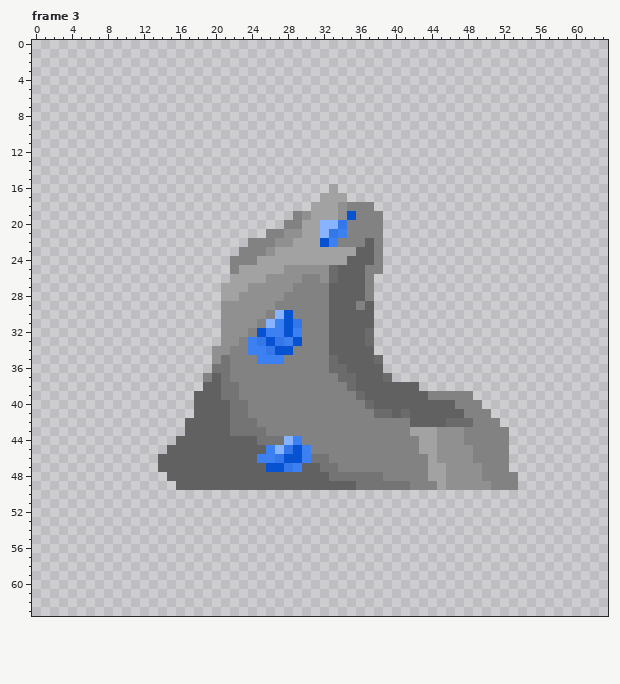
Edited in one commit: pixel-art file (Entities/EnviromentEntities/Ores/SephRock-ase.ase). The first picture shows the starting point.
64x64 pixels, 5 frames. Colours within 5 levels of each other are drawn and written as one. Shown: frame 3. The commit also changed other frames, which this record leaves out.
After:
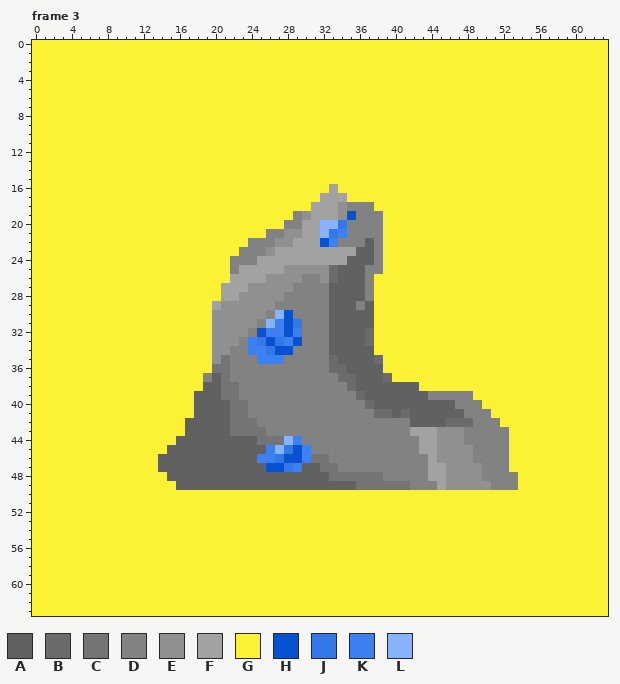
Palette (. is transparent): A #616161  B #6b6b6b  C #747474  D #828282  E #909090  F #a2a2a2  G #fbf236  H #0752d1  J #3377e8  K #3d80f1  L #87b3ff
Change:
layer "Layer 2" now shown
Frame 3, layers "Layer 1", "Layer 2":
Colour E is added in rows 30 to 33 at x 20.
Colour F is added in row 29 at x 20.
Colour G is added in rows 0 to 15 at x 0 to 63; in row 16 at x 0 to 32 and 34 to 63; in row 17 at x 0 to 31 and 35 to 63; in row 18 at x 0 to 30 and 38 to 63; in row 19 at x 0 to 28 and 39 to 63; in row 20 at x 0 to 27 and 39 to 63.
Colour G is added in row 21 at x 0 to 25 and 39 to 63; in row 22 at x 0 to 23 and 39 to 63; in row 23 at x 0 to 22 and 39 to 63; in rows 24 to 25 at x 0 to 21 and 39 to 63; in row 26 at x 0 to 21 and 38 to 63; in rows 27 to 28 at x 0 to 20 and 38 to 63.
Colour G is added in rows 29 to 34 at x 0 to 19 and 38 to 63; in rows 35 to 36 at x 0 to 19 and 39 to 63; in row 37 at x 0 to 18 and 40 to 63; in row 38 at x 0 to 18 and 43 to 63; in row 39 at x 0 to 17 and 49 to 63; in row 40 at x 0 to 17 and 50 to 63.
Colour G is added in row 41 at x 0 to 17 and 51 to 63; in row 42 at x 0 to 16 and 52 to 63; in row 43 at x 0 to 16 and 53 to 63; in row 44 at x 0 to 15 and 53 to 63; in row 45 at x 0 to 14 and 53 to 63; in rows 46 to 47 at x 0 to 13 and 53 to 63.
Colour G is added in row 48 at x 0 to 14 and 54 to 63; in row 49 at x 0 to 15 and 54 to 63; in rows 50 to 63 at x 0 to 63.
Changed places in both pictures, as pixel boxes (x1, y1, x2, y2):
added: (32, 40, 608, 616)
